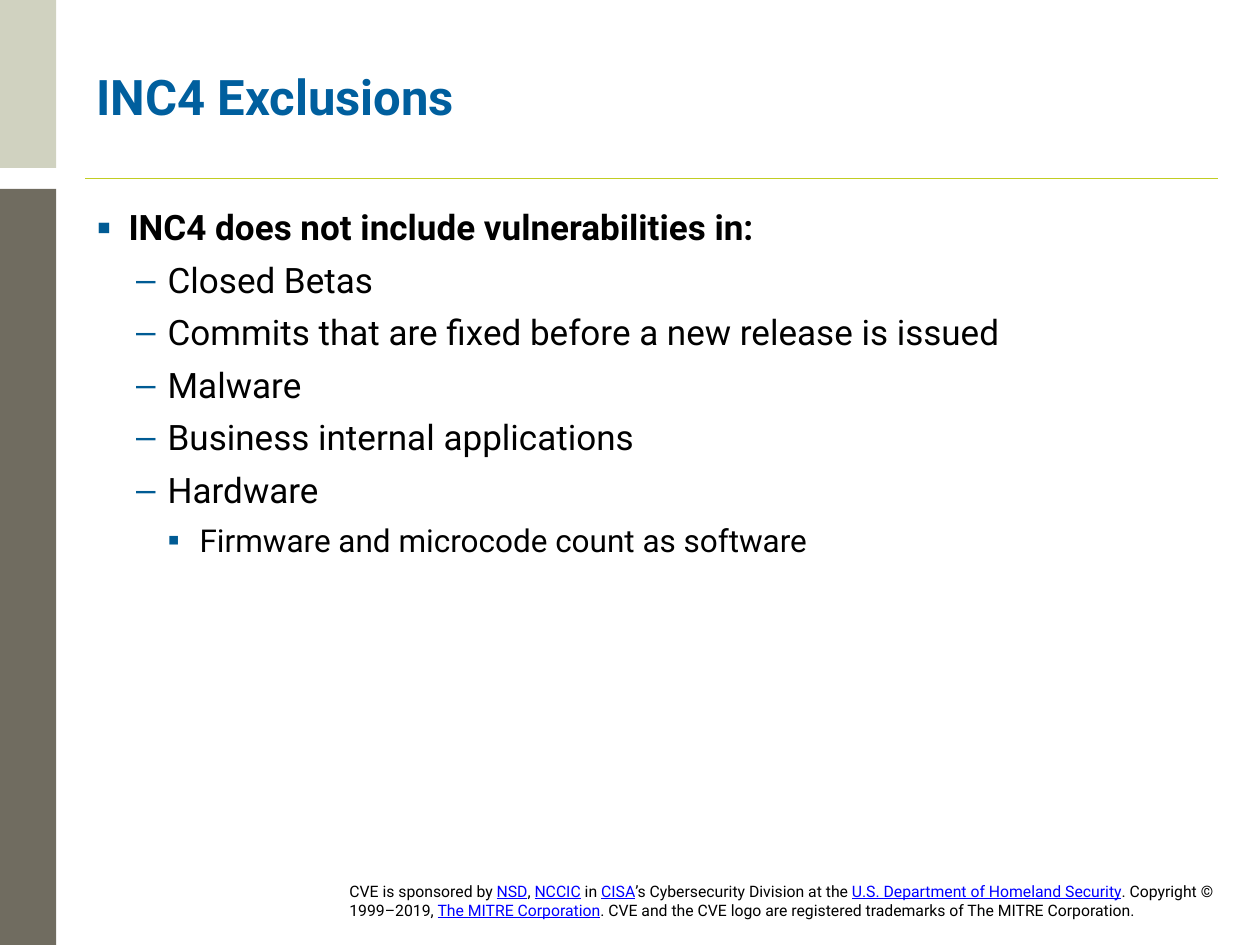
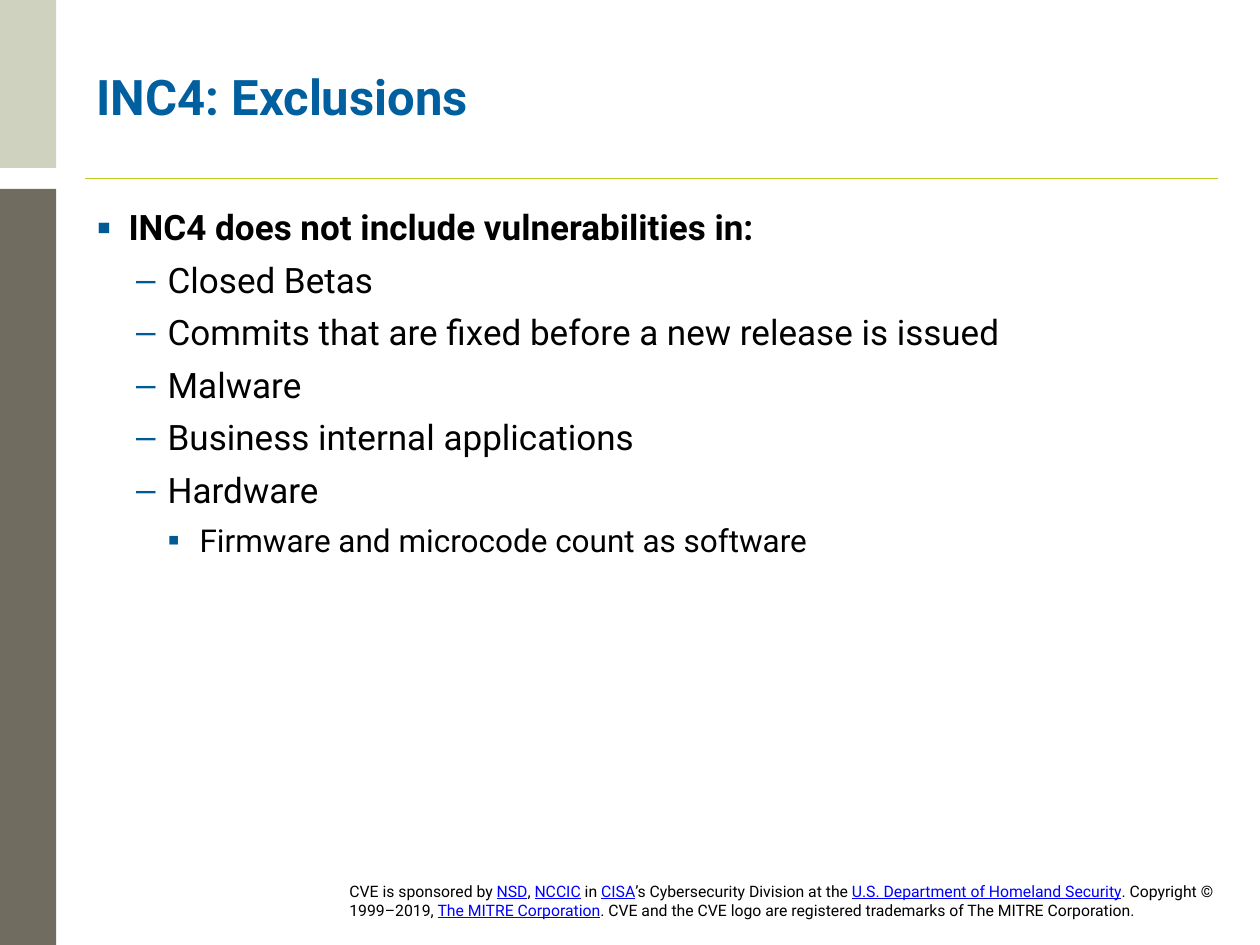
Before and after one commit to CVEProject/cveproject.github.io, a slide deck: slide 43 of docs/cna/CVE_Counting_Rules_Training.pptx. Drawn at 1260x945 pixels with LibreOffice and Linux fonts; fonts in the diff are those of the drawing; background and template pictures are left out. Boxes give left, top, right and bottom in pixels: in the first picture for what was removed or moved away, otherwise in the second. Text is boxed around its words. In the diff, an @@ line names an element or a change of style, - is before the commit and + after.

```diff
--- a/docs/cna/CVE_Counting_Rules_Training.pptx
+++ b/docs/cna/CVE_Counting_Rules_Training.pptx
@@ title at <box>97,78,468,116</box>: text changed @@
-INC4 Exclusions
+INC4: Exclusions
```
Also in this commit, not shown: 10 other slides changed.
